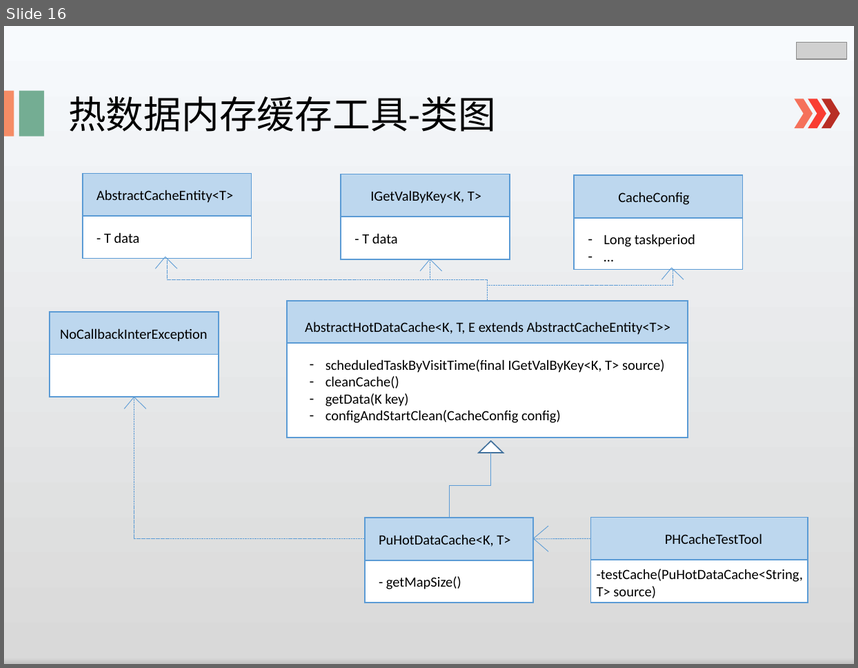
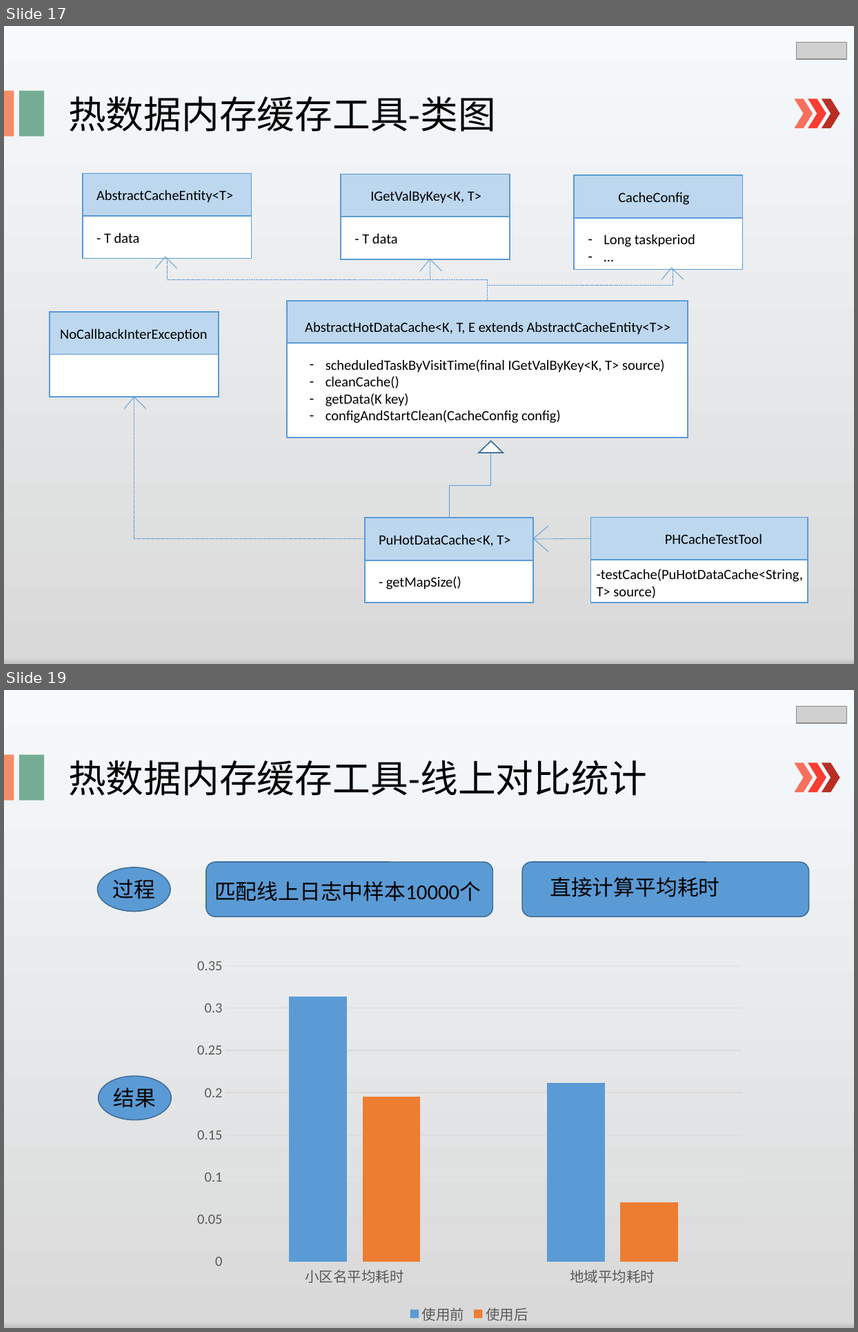
Before and after one commit to lspgithublxh/document, a slide deck: 业务文档跟踪/述职/shuzhi.pptx. Shown one above the other, each under a label of ours: slide 16 before the commit, slides 17 and 19 after it; the slides between them are not shown. The pictures are 858x668 and 858x1332 pixels, drawn with LibreOffice and Linux fonts; fonts in the diff are those of the drawing; grey boxes stand for pictures. Boxes give left, top, right and bottom in pixels: in the first picture for what was removed or moved away, otherwise in the second. Text is boxed around its words. In the diff, an @@ line names an element or a change of style, - is before the commit and + after.

```diff
--- a/业务文档跟踪/述职/shuzhi.pptx
+++ b/业务文档跟踪/述职/shuzhi.pptx
@@ slide 19 added at [4,690,854,1328], background gradient #F7FAFD to #D9D9D9 to #BFBFBF to #F2F2F2 to #CEE1F2 @@
@@ picture added at [796,706,847,723] @@
@@ rectangle added at [4,755,14,800], fill #F58C65 @@
@@ rectangle added at [19,755,45,800], fill #74AD93 @@
@@ text added at [68,760,647,796], 32 pt, text #000000 @@
+热数据内存缓存工具-线上对比统计
@@ chevron added at [795,762,813,792], fill #F5715B @@
@@ chevron added at [808,762,827,792], fill #F93D32 @@
@@ chevron added at [822,762,840,792], fill #B82E24 @@
@@ ellipse added at [98,867,170,912], fill #5B9BD5, outline #43739E 1 pt @@
@@ rounded rectangle added at [206,862,493,916], fill #5B9BD5, outline #43739E 1 pt @@
@@ rounded rectangle added at [523,862,809,916], fill #5B9BD5, outline #43739E 1 pt @@
@@ text added at [113,879,156,899], 18 pt, text #000000 @@
+过程
@@ text added at [214,881,481,901], 18 pt, text #000000 @@
+匹配线上日志中样本10000个
@@ text added at [550,877,720,897], 18 pt, text #000000 @@
+直接计算平均耗时
@@ column chart added at [186,950,753,1328] @@
+categories: 小区名平均耗时, 地域平均耗时
+使用前: 0.31, 0.21
+使用后: 0.19, 0.07
@@ ellipse added at [99,1076,172,1120], fill #5B9BD5, outline #43739E 1 pt @@
@@ text added at [114,1087,156,1107], 18 pt, text #000000 @@
+结果
@@ what was slide 16 is now slide 17 @@
```
Also in this commit, not shown: 3 slides changed, 8 other slides added, 2 slides removed.
